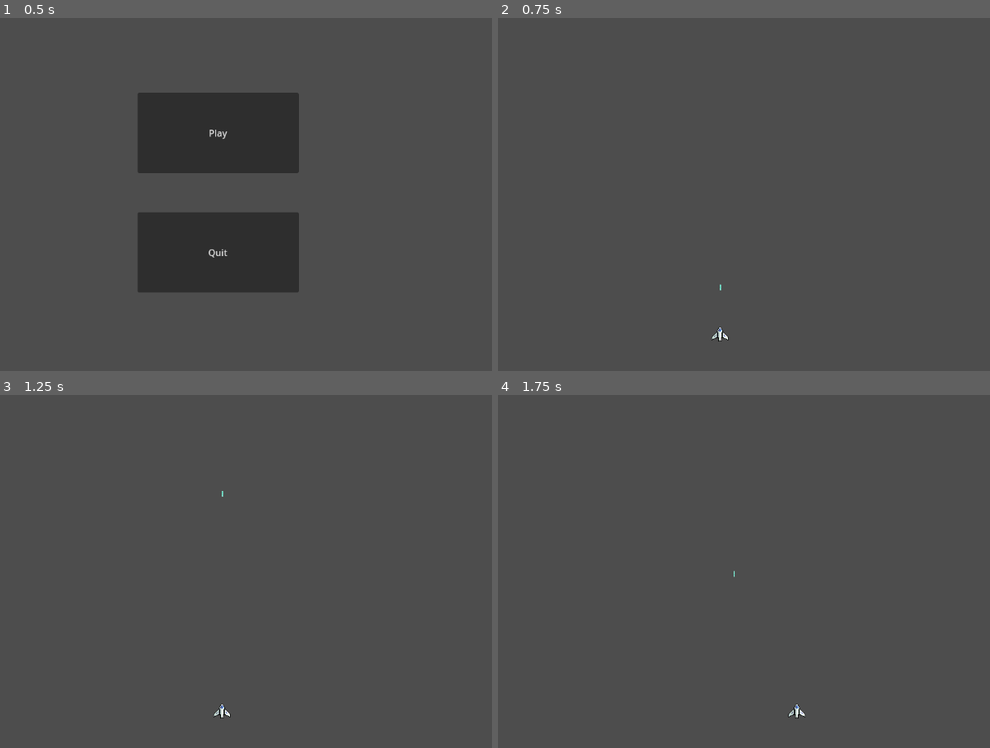
Above: before the commit, frames 1-4 (two rows, left to right).
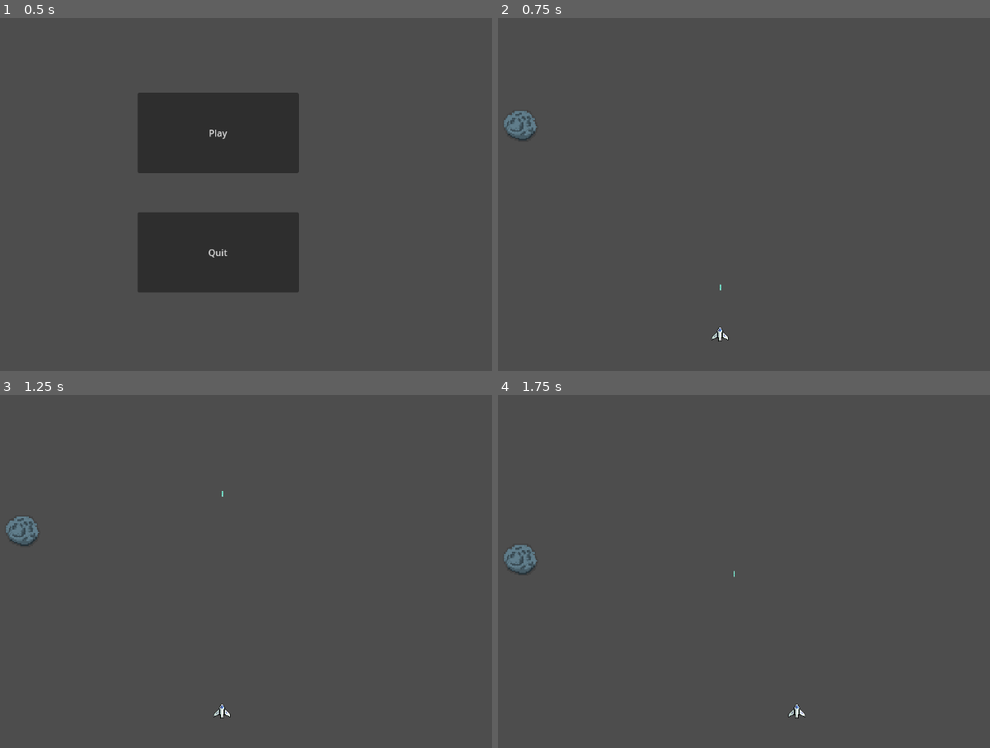
Above: after the commit, the same moments.

Repository: tomesfilip/SpaceJunkCleanup
Game: Godot game, scene res://scenes/main.tscn
Same seed, same stepped clock (60 frames per second), same inputs: the game is played once before the commit and once after it.
Inputs:
- Up to frame 1 (0.5 s): no input
- Up to frame 2 (0.75 s): click "Play" at 0.5 s
- Up to frame 3 (1.25 s): no input
- Up to frame 4 (1.75 s): hold Right (move_right) from 1.28 s (still down); tap Space (shoot) at 1.35 s

Frame 1 is identical in both runs. In frame 2, 0.3% of the frame differs, in the area x 1-9%, y 26-35%; in frame 3, 0.3%; in frame 4, 0.3%.

Commit message:
basic collisions

Diff:
--- a/project.godot
+++ b/project.godot
@@ -52,6 +52,12 @@
 ]
 }
 
+[layer_names]
+
+2d_physics/layer_1="player"
+2d_physics/layer_2="asteroid"
+2d_physics/layer_3="laser"
+
 [rendering]
 
 textures/canvas_textures/default_texture_filter=0
--- /dev/null
+++ b/scenes/asteroid.tscn
@@ -0,0 +1,25 @@
+[gd_scene load_steps=4 format=3 uid="uid://uhba4leoxv4v"]
+
+[ext_resource type="Script" path="res://scripts/asteroid.gd" id="1_f0bgd"]
+[ext_resource type="Texture2D" uid="uid://d4jssl5lw00ol" path="res://assets/asteroid.png" id="1_w8ggc"]
+
+[sub_resource type="CircleShape2D" id="CircleShape2D_gnv1i"]
+radius = 29.0
+
+[node name="Asteroid" type="Area2D"]
+collision_layer = 2
+collision_mask = 5
+script = ExtResource("1_f0bgd")
+
+[node name="Sprite2D" type="Sprite2D" parent="."]
+scale = Vector2(0.06, 0.06)
+texture = ExtResource("1_w8ggc")
+
+[node name="CollisionShape2D" type="CollisionShape2D" parent="."]
+position = Vector2(2, 0)
+shape = SubResource("CircleShape2D_gnv1i")
+
+[node name="VisibleOnScreenNotifier2D" type="VisibleOnScreenNotifier2D" parent="."]
+position = Vector2(0, -50)
+
+[connection signal="body_entered" from="." to="." method="_on_body_entered"]
--- a/scenes/laser.tscn
+++ b/scenes/laser.tscn
@@ -7,6 +7,8 @@
 size = Vector2(2, 10)
 
 [node name="Laser" type="Area2D"]
+collision_layer = 4
+collision_mask = 2
 script = ExtResource("1_dkai2")
 
 [node name="Sprite2D" type="Sprite2D" parent="."]
@@ -22,4 +24,5 @@
 position = Vector2(0, 2)
 scale = Vector2(0.1, 0.05)
 
+[connection signal="area_entered" from="." to="." method="_on_area_entered"]
 [connection signal="screen_exited" from="VisibleOnScreenNotifier2D" to="." method="_on_visible_on_screen_notifier_2d_screen_exited"]
--- a/scenes/player.tscn
+++ b/scenes/player.tscn
@@ -42,6 +42,7 @@
 }]
 
 [node name="Player" type="CharacterBody2D"]
+collision_mask = 2
 motion_mode = 1
 script = ExtResource("1_e7w3a")
 
--- a/scenes/space.tscn
+++ b/scenes/space.tscn
@@ -1,8 +1,9 @@
-[gd_scene load_steps=6 format=3 uid="uid://d14pe7h0pn0gn"]
+[gd_scene load_steps=7 format=3 uid="uid://d14pe7h0pn0gn"]
 
 [ext_resource type="PackedScene" uid="uid://2xb440ueyavp" path="res://scenes/player.tscn" id="1_jlj46"]
 [ext_resource type="Script" path="res://scripts/space.gd" id="1_wldxv"]
 [ext_resource type="PackedScene" uid="uid://ba1x5t7o54pmc" path="res://scenes/laser.tscn" id="3_5mncr"]
+[ext_resource type="PackedScene" uid="uid://uhba4leoxv4v" path="res://scenes/asteroid.tscn" id="4_iney7"]
 
 [sub_resource type="RectangleShape2D" id="RectangleShape2D_40ptf"]
 size = Vector2(74.75, 649.5)
@@ -34,3 +35,6 @@
 position = Vector2(578, 606)
 
 [node name="LaserContainer" type="Node2D" parent="."]
+
+[node name="Asteroid" parent="LaserContainer" instance=ExtResource("4_iney7")]
+position = Vector2(225, 197)
--- /dev/null
+++ b/scripts/asteroid.gd
@@ -0,0 +1,15 @@
+class_name Asteroid extends Area2D
+
+@export var speed = 100
+
+func _physics_process(delta):
+	global_position.y += speed * delta
+
+func destroy():
+	queue_free()
+
+
+func _on_body_entered(body):
+	if body is Player:
+		body.destroy()
+		destroy()
--- a/scripts/laser.gd
+++ b/scripts/laser.gd
@@ -18,3 +18,9 @@
 
 func _on_visible_on_screen_notifier_2d_screen_exited():
 	queue_free()
+
+
+func _on_area_entered(area):
+	if area is Asteroid:
+		area.destroy()
+		queue_free()
--- a/scripts/player.gd
+++ b/scripts/player.gd
@@ -1,4 +1,4 @@
-extends CharacterBody2D
+class_name Player extends CharacterBody2D
 
 signal laser_shot(laser_scene, location)
 
@@ -21,3 +21,6 @@
 
 func shoot():
 	laser_shot.emit(laser_scene, muzzle.global_position)
+
+func destroy():
+	queue_free()
